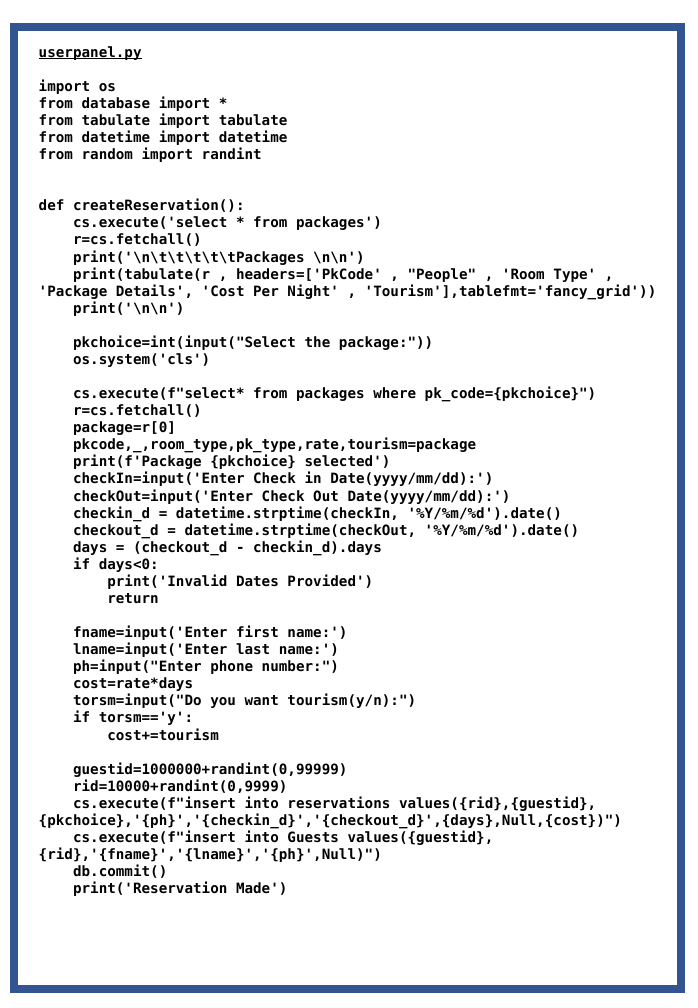
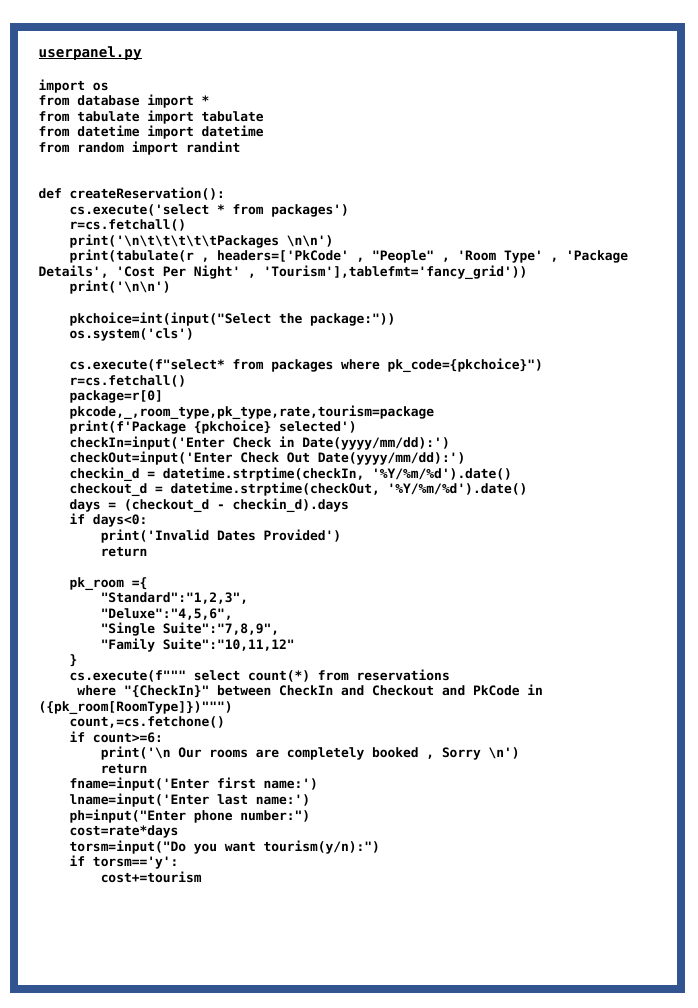
Before and after one commit to Agentgilspy/Hotel, a slide deck: slide 16 of Computer Project.pptx. Drawn at 698x1008 pixels with LibreOffice and Linux fonts; fonts in the diff are those of the drawing. Boxes give left, top, right and bottom in pixels: in the first picture for what was removed or moved away, otherwise in the second. Text is boxed around its words. In the diff, an @@ line names an element or a change of style, - is before the commit and + after.

```diff
--- a/Computer Project.pptx
+++ b/Computer Project.pptx
@@ text at [39,79,628,882]: size 11 to 10 pt in "import os", "from database import *", "from tabulate import tabulate", "from datetime import datetime" and 29 more places @@
@@ text at [39,577,543,773]: paragraphs added @@
+pk_room ={
+"Standard":"1,2,3",
+"Deluxe":"4,5,6",
+"Single Suite":"7,8,9",
+"Family Suite":"10,11,12"
+}
+cs.execute(f""" select count(*) from reservations
+where "{CheckIn}" between CheckIn and Checkout and PkCode in ({pk_room[RoomType]})""")
+count,=cs.fetchone()
+if count>=6:
+print('\n Our rooms are completely booked , Sorry \n')
+return
@@ text at [39,762,622,896]: paragraphs removed @@
-guestid=1000000+randint(0,99999)
-rid=10000+randint(0,9999)
-cs.execute(f"insert into reservations values({rid},{guestid},{pkchoice},'{ph}','{checkin_d}','{checkout_d}',{days},Null,{cost})")
-cs.execute(f"insert into Guests values({guestid},{rid},'{fname}','{lname}','{ph}',Null)")
-db.commit()
-print('Reservation Made')
```
Also in this commit, not shown: 13 other slides changed, 3 slides added, 2 slides removed.
